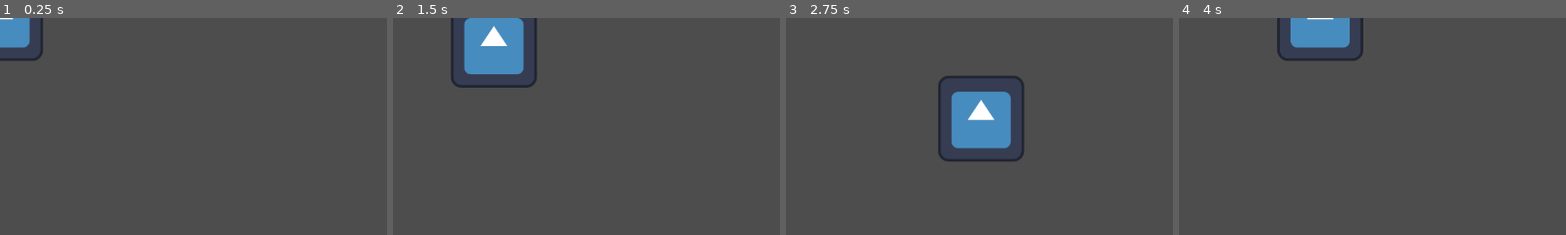
Above: before the commit, frames 1-4 (left to right).
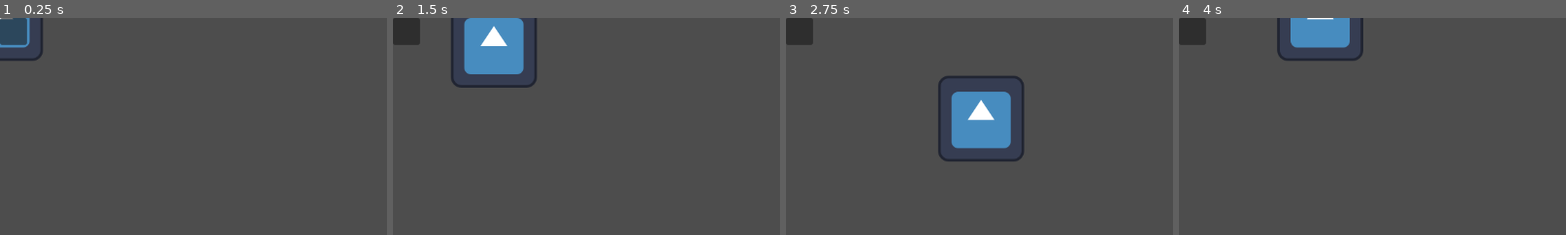
Above: after the commit, the same moments.

Repository: StephanKjaer/PorterGame
Game: Godot game, scene res://main.tscn
Two runs of this game, one before a commit and one after it. Both use one fixed random seed, a clock stepped at 60 frames per second and the inputs below. This scene is started directly instead of the project's main scene. The engine's default icon, where the game draws it, is replaced by a stand-in: a white triangle on a blue panel in a dark square.
Inputs:
- Up to frame 1 (0.25 s): no input
- Up to frame 2 (1.5 s): tap Enter at 0.5 s; hold Right (ui_right) 0.53-1.28 s; hold Down (ui_down) from 1.28 s (still down)
- Up to frame 3 (2.75 s): release Down (ui_down) at 2.03 s; hold Right (ui_right) from 2.03 s (still down)
- Up to frame 4 (4 s): release Right (ui_right) at 2.78 s; hold Up (ui_up) 2.78-3.53 s; hold Left (ui_left) from 3.53 s (still down)
The pictures show only the part of the screen within x 0-50%, y 0-50%; the shares and areas given below are measured in that part.

The runs differ from the first frame. In frame 1, 0.9% of the frame differs, in the area x 0-8%, y 0-13%; in frame 2, 0.9%; in frame 3, 0.9%; in frame 4, 0.9%.

Commit message:
Initial commit with item data and player script

Diff:
--- /dev/null
+++ b/data/inventory/inventory_manager.gd
@@ -0,0 +1 @@
+extends Node
--- /dev/null
+++ b/data/inventory/item_data.gd
@@ -0,0 +1,11 @@
+extends Resource
+
+class_name ItemData
+
+@export var item_name: String = "Unnamed Item"
+@export var description: String = ""
+@export var icon: Texture2D
+@export var is_stackable: bool = true
+@export var max_stack: int = 99
+@export var use_action: String = ""
+@export var value: int = 0
--- /dev/null
+++ b/data/item/apple_data.tres
@@ -0,0 +1,14 @@
+[gd_resource type="Resource" script_class="ItemData" load_steps=3 format=3 uid="uid://drgl4bn3m0oi"]
+
+[ext_resource type="Texture2D" uid="uid://c4ih8y1byksep" path="res://icon.svg" id="1_dmlyv"]
+[ext_resource type="Script" path="res://data/inventory/item_data.gd" id="2_kcmgh"]
+
+[resource]
+script = ExtResource("2_kcmgh")
+item_name = "apple"
+description = "mmm good apple"
+icon = ExtResource("1_dmlyv")
+is_stackable = true
+max_stack = 99
+use_action = ""
+value = 0
--- /dev/null
+++ b/data/item/potion_data.tres
@@ -0,0 +1,12 @@
+[gd_resource type="Resource" script_class="ItemData" load_steps=2 format=3 uid="uid://bulofcbtr83m1"]
+
+[ext_resource type="Script" path="res://data/inventory/item_data.gd" id="1_iida2"]
+
+[resource]
+script = ExtResource("1_iida2")
+item_name = "Unnamed Item"
+description = ""
+is_stackable = true
+max_stack = 99
+use_action = ""
+value = 0
--- /dev/null
+++ b/data/item/potion_mana_data.tres
@@ -0,0 +1,14 @@
+[gd_resource type="Resource" script_class="ItemData" load_steps=3 format=3 uid="uid://du1bcfrio1o16"]
+
+[ext_resource type="Texture2D" uid="uid://c4ih8y1byksep" path="res://icon.svg" id="1_q2r2f"]
+[ext_resource type="Script" path="res://data/inventory/item_data.gd" id="2_3sayy"]
+
+[resource]
+script = ExtResource("2_3sayy")
+item_name = "Potion of mana"
+description = "A mana potion."
+icon = ExtResource("1_q2r2f")
+is_stackable = true
+max_stack = 99
+use_action = ""
+value = 0
--- a/main.tscn
+++ b/main.tscn
@@ -5,3 +5,13 @@
 [node name="Main" type="Node2D"]
 
 [node name="Player" parent="." instance=ExtResource("1_prnny")]
+
+[node name="inventory_ui" type="CanvasLayer" parent="."]
+
+[node name="PanelContainer" type="PanelContainer" parent="inventory_ui"]
+offset_right = 40.0
+offset_bottom = 40.0
+
+[node name="inventory_grid" type="GridContainer" parent="inventory_ui/PanelContainer"]
+layout_mode = 2
+columns = 4
--- a/player.gd
+++ b/player.gd
@@ -36,3 +36,27 @@
 
 func _attempt_pickup() -> void:
 	print("Porter attempts to pick up an item!")
+
+var inventory = [] # Array of dictionaries: {"item": ItemData, "quantity": int}
+
+func add_item(item_resource: ItemData, quantity: int = 1):
+	for item in inventory:
+		if item.item == item_resource and item_resource.is_stackable:
+			item.quantity += quantity
+			return
+	inventory.append({"item": item_resource, "quantity": quantity})
+
+func remove_item(item_resource: ItemData, quantity: int = 1):
+	for i in range(inventory.size() - 1, -1, -1):
+		if inventory[i].item == item_resource:
+			inventory[i].quantity -= quantity
+			if inventory[i].quantity <= 0:
+				inventory.remove_at(i)
+			return
+	print("Item not found in inventory.")
+
+func get_item_count(item_resource: ItemData) -> int:
+	for item in inventory:
+		if item.item == item_resource:
+			return item.quantity
+	return 0
